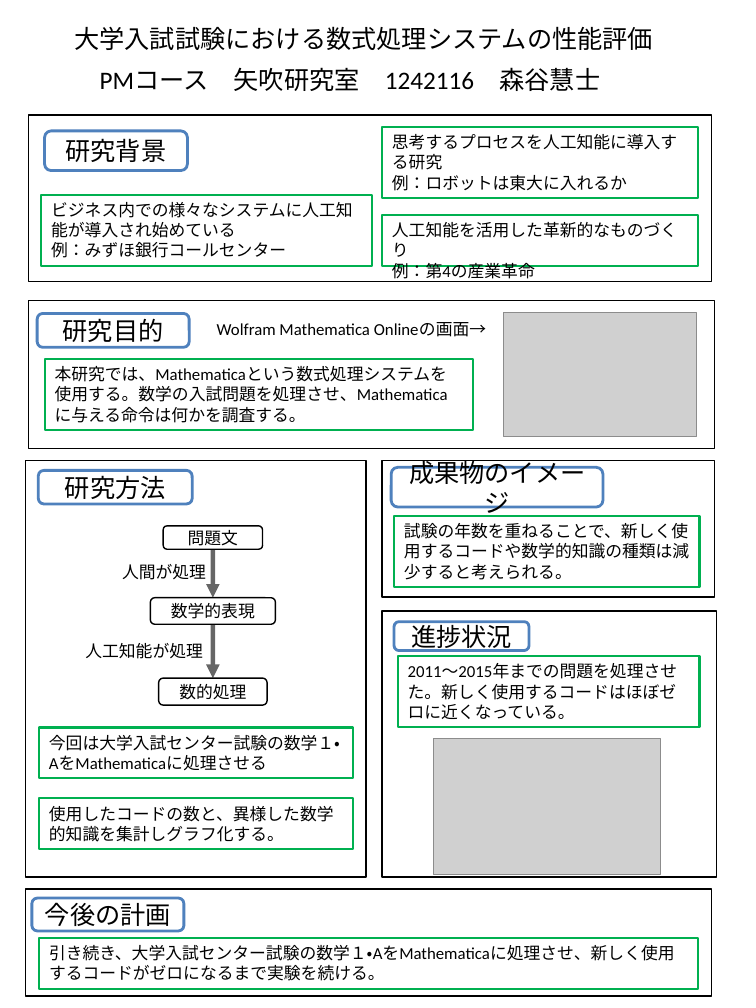
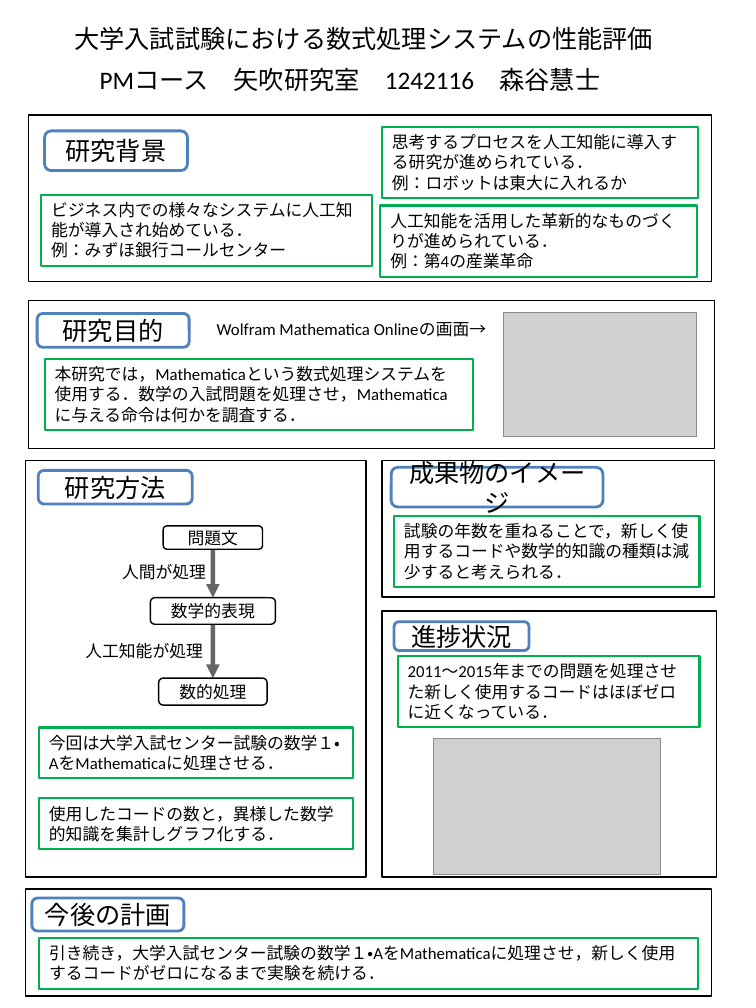
Before and after one commit to keimatsui/kadai, a slide deck: slide 1 of 卒業論文/2014/森谷慧士/卒論中間発表ポスター.pptx. Drawn at 756x1008 pixels with LibreOffice and Linux fonts; fonts in the diff are those of the drawing; grey boxes stand for pictures. Boxes give left, top, right and bottom in pixels: in the first picture for what was removed or moved away, otherwise in the second. Text is boxed around its words. In the diff, an @@ line names an element or a change of style, - is before the commit and + after.

Commit message:
ポスター修正しました

```diff
--- a/卒業論文/2014/森谷慧士/卒論中間発表ポスター.pptx
+++ b/卒業論文/2014/森谷慧士/卒論中間発表ポスター.pptx
@@ text in rectangle at <box>392,134,677,170</box>: text changed @@
-思考するプロセスを人工知能に導入する研究
+思考するプロセスを人工知能に導入する研究が進められている．
@@ text in rectangle at <box>51,202,353,238</box>: text changed @@
-ビジネス内での様々なシステムに人工知能が導入され始めている
+ビジネス内での様々なシステムに人工知能が導入され始めている．
@@ rectangle "人工知能を活用した革新的なものづくりが進められている．": place and size @@
-rectangle "人工知能を活用した革新的なものづくりが進められている．" at <box>382,215,699,265</box>
+rectangle "人工知能を活用した革新的なものづくりが進められている．" at <box>380,206,697,277</box>
@@ text in rectangle at <box>390,213,675,248</box>: text changed @@
-人工知能を活用した革新的なものづくり
+人工知能を活用した革新的なものづくりが進められている．
@@ text in rectangle at <box>55,366,448,402</box>: text changed @@
-本研究では、Mathematicaという数式処理システムを使用する。数学の入試問題を処理させ、Mathematicaに与える命令は何かを調査する。
+本研究では，Mathematicaという数式処理システムを使用する．数学の入試問題を処理させ，Mathematicaに与える命令は何かを調査する．
@@ text in rectangle at <box>404,523,689,580</box>: text changed @@
-試験の年数を重ねることで、新しく使用するコードや数学的知識の種類は減少すると考えられる。
+試験の年数を重ねることで，新しく使用するコードや数学的知識の種類は減少すると考えられる．
@@ text in rectangle at <box>408,664,677,679</box>: text changed @@
-2011～2015年までの問題を処理させた。新しく使用するコードはほぼゼロに近くなっている。
+2011～2015年までの問題を処理させた新しく使用するコードはほぼゼロに近くなっている．
@@ text in rectangle at <box>49,735,340,770</box>: text changed @@
-今回は大学入試センター試験の数学１・AをMathematicaに処理させる
+今回は大学入試センター試験の数学１・AをMathematicaに処理させる．
@@ text in rectangle at <box>49,806,334,842</box>: text changed @@
-使用したコードの数と、異様した数学的知識を集計しグラフ化する。
+使用したコードの数と，異様した数学的知識を集計しグラフ化する．
@@ text in rectangle at <box>49,945,675,981</box>: text changed @@
-引き続き、大学入試センター試験の数学１・AをMathematicaに処理させ、新しく使用するコードがゼロになるまで実験を続ける。
+引き続き，大学入試センター試験の数学１・AをMathematicaに処理させ，新しく使用するコードがゼロになるまで実験を続ける．
```
